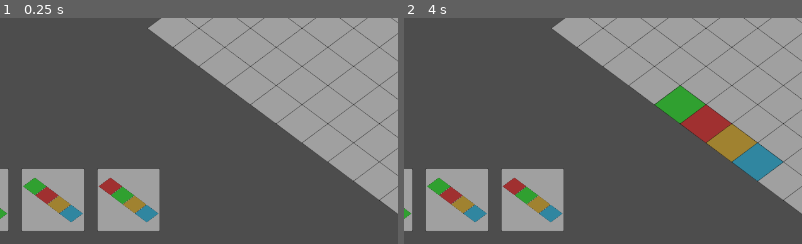
Above: before the commit, frames 1-2 (left to right).
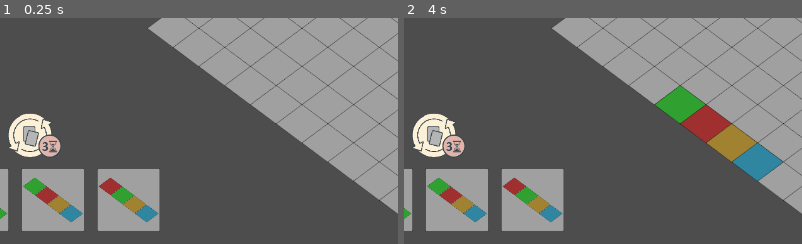
Above: after the commit, the same moments.

Repository: Suruks/Deck-and-Districts-Godot
Game: Godot game, scene res://main.tscn
The game is run twice, just before and just after one commit, with the same random seed, the same clock (stepped at 60 frames per second) and the same inputs.
Inputs (mouse positions are % of the whole screen's width and height, from its top left):
- Up to frame 1 (0.25 s): no input
- Up to frame 2 (4 s): click (13, 76) at 0.52 s; click (13, 76) at 1.27 s; click (13, 76) at 2.02 s; tap Enter at 2.75 s; drag from (6, 90) to (60, 28) at 2.77 s; tap Space at 3.5 s; drag from (16, 90) to (45, 70) at 3.52 s
The pictures show only the part of the screen within x 9-59%, y 50-100%; the shares and areas given below are measured in that part.

The runs differ from the first frame. In frame 1, 1.8% of the frame differs, in the area x 2-16%, y 42-62%; in frame 2, 1.8%.

Commit message:
added hand replacement

Diff:
--- a/city_block.gd
+++ b/city_block.gd
@@ -58,11 +58,11 @@
 		update_visual()
 
 # --- Старение всей сетки ---
-static func age_all_blocks(grid: Array):
+static func age_all_blocks(grid: Array, amount: int):
 	for y in range(grid.size()):
 		for x in range(grid[y].size()):
 			var block = grid[y][x]
 			if block != null and block is CityBlock:
-				block.age_block()
+				block.age_block(amount)
 				if not is_instance_valid(block):
 					grid[y][x] = null
--- a/deck.gd
+++ b/deck.gd
@@ -16,5 +16,10 @@
 func add_cards(count: int = 1):
 	for i in range(count):
 		var new_card = Card.generate_data("random")
-		var pos = randi() % (cards.size() + 1) # случайная позиция от 0 до размера колоды
+		var pos = randi() % (cards.size() + 1)
 		cards.insert(pos, new_card)
+
+func add_cards_from_data(cards_data: Array):
+	for card_data in cards_data:
+		var pos = randi() % (cards.size() + 1)
+		cards.insert(pos, card_data)
--- a/input.gd
+++ b/input.gd
@@ -47,7 +47,7 @@
 			return
 
 	# Старение всех блоков
-	CityBlock.age_all_blocks(main_ref.grid)
+	CityBlock.age_all_blocks(main_ref.grid, 1)
 
 	# Размещение блоков
 	for i in range(selected_card.blocks.size()):
--- a/main.gd
+++ b/main.gd
@@ -12,7 +12,7 @@
 var tile_texture = preload("res://tile.png")
 var old_texture = preload("res://old_tile.png")
 var grid_nodes = []
-var grid = [] # теперь будут CityBlock
+var grid = []
 
 var selected_card = null
 var selected_card_index = -1
@@ -20,6 +20,7 @@
 
 var deck_sprite: Sprite2D
 var deck_label: Label
+var replace_hand_sprite: TextureButton
 
 var total_score = 0
 
@@ -41,15 +42,7 @@
 			tile.position = grid_to_screen(x, y)
 			add_child(tile)
 			grid_nodes[y].append(tile)
-
-			#var cracks = Sprite2D.new()
-			#cracks.texture = old_texture
-			#cracks.centered = true
-			#cracks.position = grid_to_screen(x, y)
-			#add_child(cracks)
-			#grid_nodes[y].append(cracks)
-
-			grid[y].append(null) # пока пусто, будут CityBlock
+			grid[y].append(null)
 
 	# Камера
 	var cam_scene = preload("res://camera_controller.gd")
@@ -81,6 +74,16 @@
 	deck_label.position = Vector2(47,get_viewport_rect().size.y-195)
 	deck_label.modulate = Color(0,0,0,1)
 
+	# Кнопка replace_hand
+	replace_hand_sprite = TextureButton.new()
+	replace_hand_sprite.texture_normal = preload("res://replace_hand.png")
+	replace_hand_sprite.mouse_filter = Control.MOUSE_FILTER_STOP
+	$CanvasLayer.add_child(replace_hand_sprite)
+	replace_hand_sprite.position = Vector2(125, get_viewport_rect().size.y - 210)
+	replace_hand_sprite.scale = Vector2(0.35,0.35)
+	replace_hand_sprite.connect("gui_input", Callable(self, "_on_replace_hand_input"))
+	replace_hand_sprite.connect("mouse_exited", Callable(self, "_on_hover_exit"))
+
 	var input_node = preload("res://input.gd").new()
 	add_child(input_node)
 	input_node.main_ref = self
@@ -97,12 +100,11 @@
 	quest_manager.setup_quests()
 	quest_manager.connect("quest_completed", Callable(self, "_on_quest_completed"))
 
-
 @onready var active_quests_container: VBoxContainer = $CanvasLayer/MarginContainer/ActiveQuests
 @export var quest_ui_scene: PackedScene = preload("res://QuestUI.tscn")
-
 var active_quests: Array = []
 
+# --- Квесты ---
 func _on_card_rotate_requested():
 	if selected_card:
 		selected_card.rotate_90()
@@ -111,12 +113,10 @@
 func create_quest_ui(quest: Quest) -> Control:
 	var panel_instance = quest_ui_scene.instantiate()
 	var label: RichTextLabel = panel_instance.get_node("Panel/VBoxContainer/LabelDescription")
-
 	label.bbcode_enabled = true
 	label.bbcode_text = quest.description
 	label.autowrap_mode = TextServer.AUTOWRAP_WORD
 	label.fit_content = true
-
 	panel_instance.call_deferred("_update_size")
 	return panel_instance
 
@@ -124,7 +124,6 @@
 	if quest_manager == null:
 		return
 	var total = quest_manager.compute_all_scores(grid, grid_size)
-	#quest
 	print("Общий счёт квестов:", total)
 
 func _on_quest_completed(reward_count: int):
@@ -140,22 +139,18 @@
 	var old_hand = $CanvasLayer.get_node_or_null("HandContainer")
 	if old_hand:
 		old_hand.queue_free()
-
 	var hand = Hand.new()
 	hand.name = "HandContainer"
 	$CanvasLayer.add_child(hand)
 	hand.card_scene = preload("res://card.tscn")
-
 	hand.hand_data = [
 		deck.draw_card(),
 		deck.draw_card(),
 		deck.draw_card()
 	]
-
 	hand.draw_hand()
 	hand.connect("card_selected", Callable(self, "_on_card_selected"))
 	hand_script = hand
-
 
 # --- Выбор карты ---
 func _on_card_selected(selected_card_index):
@@ -163,7 +158,92 @@
 	selected_card_index = hand_script.selected_card_index
 	print("Выбрана карта с формой:", selected_card.blocks)
 
-
 # --- Преобразование координат ---
 func grid_to_screen(x, y):
 	return Vector2((x - y) * tile_width / 2, (x + y) * tile_height / 2)
+
+# --- Replace hand ---
+func _on_replace_hand_input(event: InputEvent) -> void:
+	if replace_hand_sprite.texture_normal == null or hand_script == null:
+		return
+
+	# Проверка, что сетка не пустая
+	var grid_empty = true
+	for y in range(grid_size):
+		for x in range(grid_size):
+			if grid[y][x] != null:
+				grid_empty = false
+				break
+		if not grid_empty:
+			break
+	if grid_empty:
+		replace_hand_sprite.modulate = Color(1,1,1,1)
+		return
+
+	var tex = replace_hand_sprite.texture_normal
+	var img = tex.get_image()
+	var btn_size = replace_hand_sprite.get_size()
+
+	# координаты мыши внутри кнопки
+	var local_pos = replace_hand_sprite.get_local_mouse_position()
+	var tex_size = tex.get_size()
+	var tex_pos = Vector2(
+		local_pos.x / btn_size.x * tex_size.x,
+		local_pos.y / btn_size.y * tex_size.y
+	).floor()
+
+	# проверка выхода за границы текстуры
+	if tex_pos.x < 0 or tex_pos.y < 0 or tex_pos.x >= tex_size.x or tex_pos.y >= tex_size.y:
+		replace_hand_sprite.modulate = Color(1,1,1,1)
+		return
+
+	var alpha = img.get_pixelv(tex_pos).a
+
+	# --- Hover ---
+	if event is InputEventMouseMotion:
+		if alpha > 0.1:
+			replace_hand_sprite.modulate = Color(0.85,0.85,0.85,1)
+		else:
+			replace_hand_sprite.modulate = Color(1,1,1,1)
+
+	# --- Click ---
+	if event is InputEventMouseButton and event.pressed and event.button_index == MouseButton.MOUSE_BUTTON_LEFT:
+		if alpha > 0.1:
+			replace_hand_sprite.modulate = Color(1,1,1,1)
+			_replace_hand()
+
+
+
+func _replace_hand():
+	var grid_empty = true
+	for y in range(grid_size):
+		for x in range(grid_size):
+			if grid[y][x] != null:
+				grid_empty = false
+				break
+		if not grid_empty:
+			break
+
+	if grid_empty:
+		print("Сетка пустая, заменить руку нельзя")
+		return
+
+	# Старим все блоки
+	CityBlock.age_all_blocks(grid, 3)
+
+	if hand_script == null or hand_script.hand_data.size() == 0:
+		return
+
+	# Сохраняем старую руку
+	var old_hand = hand_script.hand_data.duplicate()
+	deck.add_cards_from_data(old_hand)
+
+	# Очищаем руку
+	hand_script.hand_data.clear()
+	hand_script.draw_hand()
+
+	# Берём новые карты столько же, сколько было
+	for i in range(old_hand.size()):
+		var new_card = deck.draw_card()
+		if new_card:
+			hand_script.add_card(new_card)
